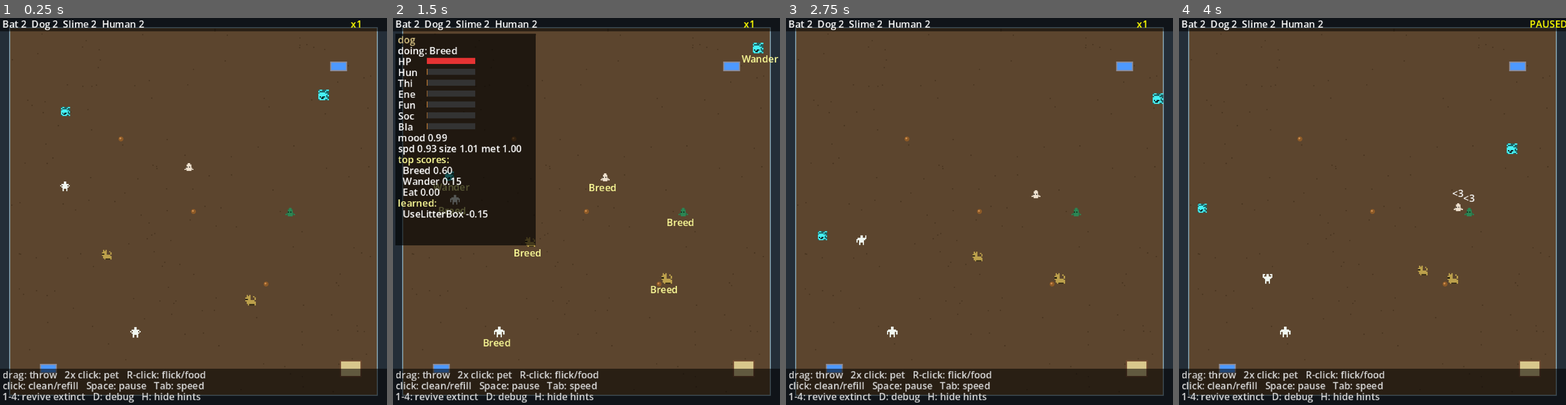
Above: before the commit, frames 1-4 (left to right).
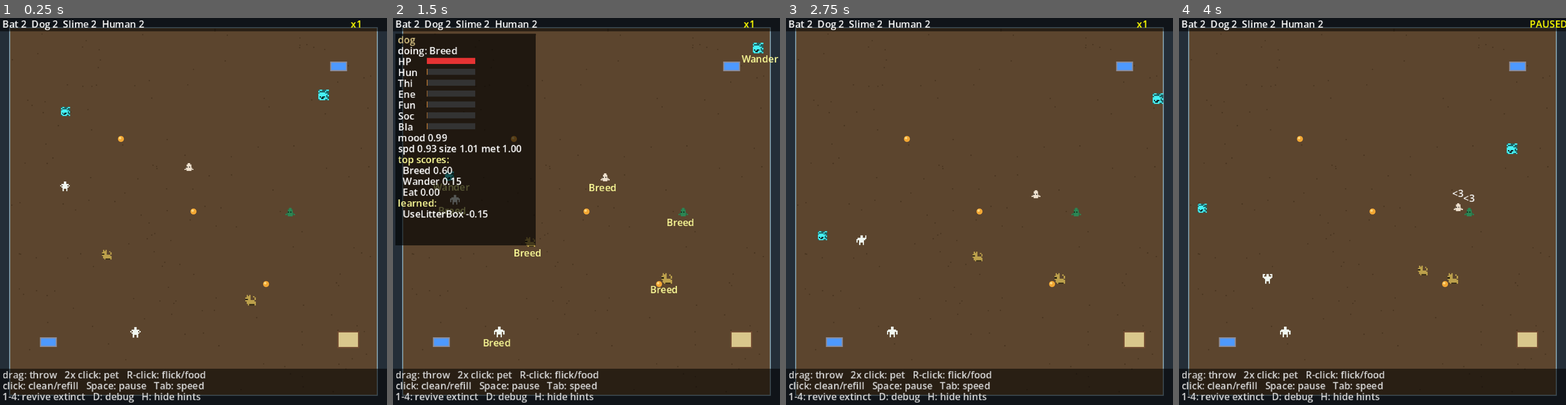
Above: after the commit, the same moments.

Repository: BreadOne2Three/GameDevFall2026_PUBLIC
Game: Godot game, scene res://main.tscn
The game is run twice, just before and just after one commit, with the same random seed, the same clock (stepped at 60 frames per second) and the same inputs.
Inputs (mouse positions are in pixels of both pictures, inside the frame that each line leads up to):
- Up to frame 1 (0.25 s): no input
- Up to frame 2 (1.5 s): tap Enter at 0.5 s; move the mouse to (671, 192) at 0.52 s; hold D 0.53-1.25 s; tap 1 at 0.6 s; click (671, 192) at 0.67 s; tap Space at 0.77, 1.25 s; drag from (509, 230) to (567, 288) at 1.27 s
- Up to frame 3 (2.75 s): move the mouse to (1018, 126) at 2.02 s; hold D from 2.03 s (still down); tap 3 at 2.1 s
- Up to frame 4 (4 s): release D at 2.75 s; drag from (1353, 288) to (1256, 153) at 2.77 s; move the mouse to (1488, 269) at 3.52 s; tap Tab at 3.6 s; tap Space at 3.77 s

The runs differ from the first frame. In frame 1, 0.7% of the frame differs, in the area x 10-94%, y 30-93%; in frame 2, 0.7%; in frame 3, 0.7%; in frame 4, 0.7%.

Commit message:
Add smoke test and README; make food and bottom objects visible
Co-Authored-By: Claude Opus 5.5 <noreply@anthropic.com>

Diff:
--- a/main.tscn
+++ b/main.tscn
@@ -20,13 +20,13 @@
 [node name="Objects" type="Node2D" parent="."]
 
 [node name="WaterDish" parent="Objects" instance=ExtResource("6_dish")]
-position = Vector2(40, 290)
+position = Vector2(40, 268)
 
 [node name="WaterDish2" parent="Objects" instance=ExtResource("6_dish")]
 position = Vector2(280, 40)
 
 [node name="LitterBox" parent="Objects" instance=ExtResource("7_box")]
-position = Vector2(290, 290)
+position = Vector2(288, 266)
 
 [node name="Food" parent="Objects" instance=ExtResource("8_food")]
 position = Vector2(160, 160)
--- /dev/null
+++ b/tests/test_smoke.gd
@@ -0,0 +1,20 @@
+extends TestCase
+## Runs the whole terrarium for 60 game-seconds at 4× speed, throwing one creature
+## into a wall along the way. run.sh fails the suite if any SCRIPT ERROR is printed.
+
+const MAIN := preload("res://main.tscn")
+
+func test_terrarium_runs_for_a_minute() -> void:
+	var world : World = add(MAIN.instantiate())
+	Engine.time_scale = 4.0
+	var thrown : Creature = world.get_tree().get_nodes_in_group("creatures")[0]
+	thrown.throw(Vector2(500, 0))
+	for i in 900:   # 900 frames × 1/60 s × 4 = 60 s
+		await tree.physics_frame
+	Engine.time_scale = 1.0
+	assert_true(world.population() > 0)
+	var acted := 0
+	for c in world.get_tree().get_nodes_in_group("creatures"):
+		if c.brain.current_action_name() != "" or c.state != Creature.State.NORMAL:
+			acted += 1
+	assert_true(acted > 0, "creatures should be doing things")
--- a/world/food.gd
+++ b/world/food.gd
@@ -5,5 +5,5 @@
 @export var nutrition : float = 40.0
 
 func _draw() -> void:
-	draw_circle(Vector2.ZERO, 2.0, Color(0.55, 0.35, 0.15))
-	draw_circle(Vector2(-0.5, -0.5), 0.8, Color(0.8, 0.55, 0.3))
+	draw_circle(Vector2.ZERO, 2.5, Color(0.95, 0.65, 0.2))
+	draw_circle(Vector2(-0.7, -0.7), 1.0, Color(1.0, 0.85, 0.5))
Not shown, added: tests/test_smoke.gd.uid
Not shown, changed: README.md
